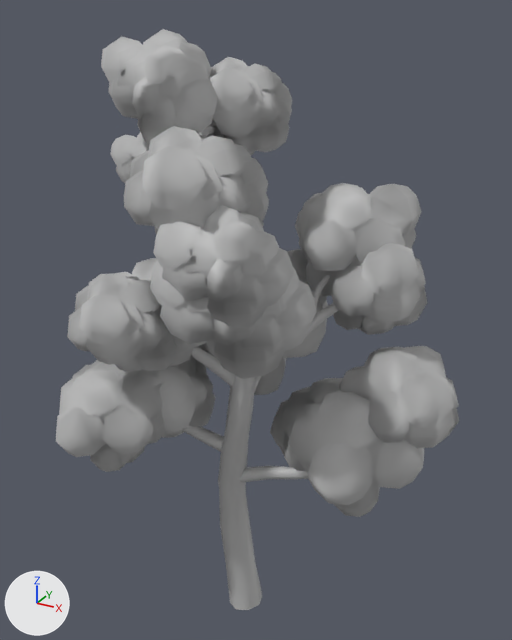
A saved change to the FBX model Mhmd/Maya/GhibliLike_trees/Trunk.fbx.
The view is the same before and after, from a 50 mm lens placed at (16.8, -29.3, 33.9), pointed at (0.0, 1.1, 18.7). The axes (+X, +Y, +Z) are drawn at lower left. The lights are the same throughout. Where no turn or scale is listed for an object, it has been applied to the vertices.

Names of what the first picture shows: 'polySurface44', 'trunk_low'.
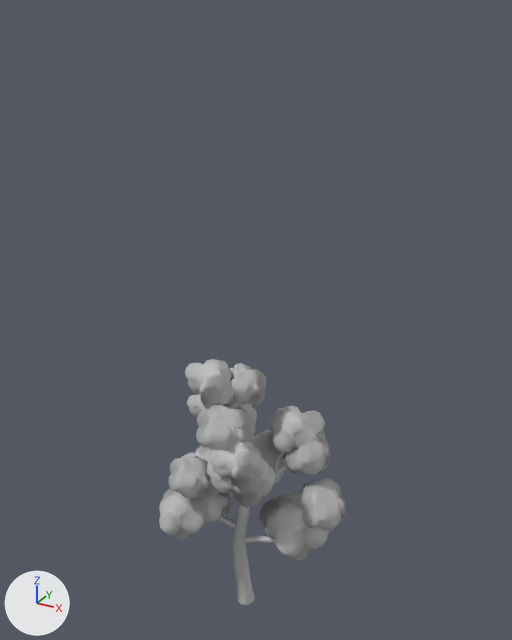
Patch to the scene script:
```diff
--- a/Mhmd/Maya/GhibliLike_trees/Trunk.fbx.py
+++ b/Mhmd/Maya/GhibliLike_trees/Trunk.fbx.py
@@ me_mesh_001 @@
 # used by ob_trunk_low; location = (0.33, 0.44, 15.45)
-me_mesh_001.from_pydata(...)  # 1080 vertices, 952 faces; spans x -8.3..8.3, y -5.6..5.6, z -15.6..15.6
+me_mesh_001.from_pydata(...)  # 8279 vertices, 5340 faces; spans x -4.8..5.5, y -3.9..4.3, z -0.1..16.7
+# me_mesh_001 part 1: the loose piece of 64 vertices spanning x -8.3..-1.2, y -4.9..-0.7, z -4.3..-2.2 is scaled about its middle by 0.507, then moved by (2.5, 1.6, 9.4)
+# me_mesh_001 part 2: the loose piece of 64 vertices spanning x 0.1..6.0, y -1.5..5.6, z 1.5..6.4 is scaled about its middle by 0.507, then moved by (-1.3, -0.8, 5.9)
+# me_mesh_001 part 3: the loose piece of 96 vertices spanning x -3.4..0.8, y -2.0..0.6, z -15.6..15.6 is copied, and the copy is scaled about its middle by 0.507, then moved by (0.8, 0.6, 7.8); it spans x -1.6..0.6, y -0.8..0.5, z -0.1..15.7
+# me_mesh_001 part 4: the loose piece of 64 vertices spanning x -0.5..8.3, y -1.2..3.2, z -6.2..0.3 is scaled about its middle by 0.507, then moved by (-1.8, -0.3, 9.3)
+# me_mesh_001 part 5: the loose piece of 64 vertices spanning x -4.9..0.3, y -5.6..-1.0, z 0.1..5.4 is scaled about its middle by 0.507, then moved by (1.3, 1.9, 6.5)
+# me_mesh_001 part 6: the loose piece of 88 vertices spanning x 2.6..3.5, y 0.7..4.4, z 3.5..8.5 is scaled about its middle by 0.507, then moved by (-1.3, -1.0, 4.9)
+# me_mesh_001 part 7: the loose piece of 72 vertices spanning x -0.7..0.1, y -1.2..5.1, z -1.6..3.4 is turned 109.3 degrees about the z axis through its middle and scaled by 0.236, then moved by (-1.3, -2.1, 12.3)
+# me_mesh_001 part 8: a new loose piece of 1246 vertices spanning x -3.5..-0.1, y 0.1..2.9, z 11.1..15.4, in mat_lambert1 (grey #bcbcbc)
+# me_mesh_001 part 9: a new loose piece of 777 vertices spanning x 0.2..5.5, y -1.2..3.8, z 4.0..9.0, in mat_lambert1 (grey #bcbcbc)
+# me_mesh_001 part 10: 2 vertices moved within x -1.9..-1.2, y -0.3..-0.1, z 7.1..13.2; 164 vertices removed from x -3.4..0.8, y -2.0..0.6, z -15.6..15.6; 5172 vertices added at x -4.8..4.1, y -3.9..4.3, z 5.4..16.7
 me_mesh_001.materials.append(mat_lambert1)
@@ ob_polysurface44 @@
-ob_polysurface44 = bpy.data.objects.new('polySurface44', me_mesh)
-ob_polysurface44.location = (-4.29, -0.87, 26.82)
@@ ob_trunk_low @@
 ob_trunk_low = bpy.data.objects.new('trunk_low', me_mesh_001)
-ob_trunk_low.location = (0.33, 0.44, 15.45)
+ob_trunk_low.location = (0.0, 0.0, 0.0)
```

Location of each change, (x1, y1, x2, y2) in pixels of the pictures (512 x 640 px; the box of a moved part takes in the faces that stretch with it):
'polySurface44', deleted
    before: (56, 29, 459, 517)
'trunk_low', reshaped, moved
    before: (181, 131, 338, 610)
    after: (159, 359, 347, 605)
part 1 of me_mesh_001, moved or reshaped
    before: (181, 426, 224, 452)
    after: (217, 516, 236, 529)
part 2 of me_mesh_001, moved or reshaped
    before: (285, 302, 338, 351)
    after: (275, 464, 287, 478)
part 3 of me_mesh_001, added
    after: (227, 403, 255, 605)
part 4 of me_mesh_001, moved or reshaped
    before: (239, 466, 308, 482)
    after: (243, 535, 275, 543)
part 5 of me_mesh_001, moved or reshaped (not visible afterwards)
    before: (191, 347, 235, 388)
part 6 of me_mesh_001, moved or reshaped
    before: (313, 275, 330, 307)
    after: (274, 453, 284, 473)
part 7 of me_mesh_001, moved or reshaped (not visible afterwards)
    before: (254, 376, 261, 393)
part 8 of me_mesh_001, added
    after: (229, 363, 257, 421)
part 9 of me_mesh_001, added
    after: (258, 479, 347, 561)
part 10 of me_mesh_001, built on
    before: (198, 131, 262, 610)
    after: (159, 359, 331, 540)
